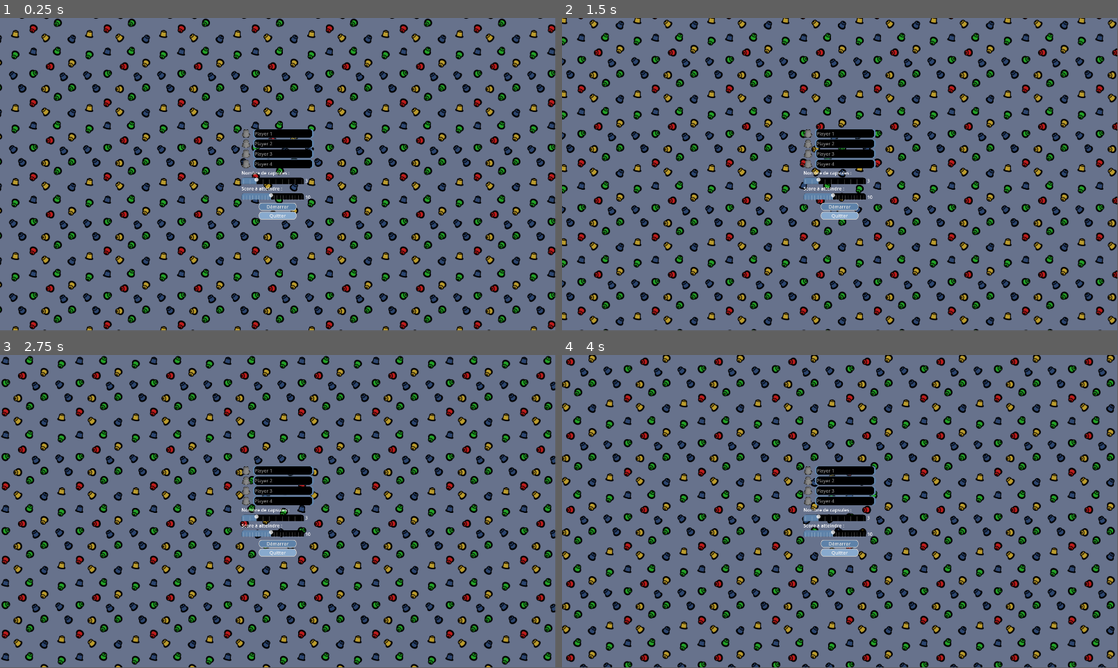
Above: before the commit, frames 1-4 (two rows, left to right).
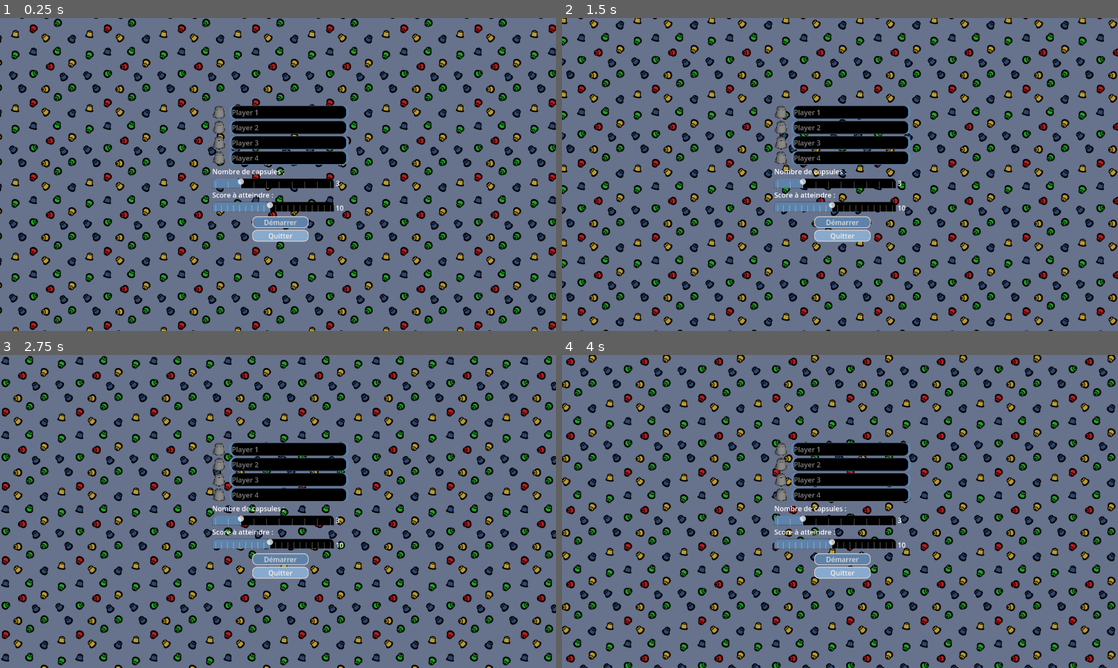
Above: after the commit, the same moments.

Repository: Guil-Martin/NesCurling-gd
Game: Godot game, scene res://ui/MenuStart.tscn
Two runs of this game, one before a commit and one after it. Both use one fixed random seed, a clock stepped at 60 frames per second and the inputs below.
Inputs (mouse positions are in pixels of both pictures, inside the frame that each line leads up to):
- Up to frame 1 (0.25 s): no input
- Up to frame 2 (1.5 s): move the mouse to (962, 158) at 0.52 s; hold D 0.53-1.25 s; tap Z at 0.6 s; click (962, 158) at 0.67 s; drag from (728, 190) to (812, 237) at 1.27 s
- Up to frame 3 (2.75 s): move the mouse to (333, 442) at 2.02 s; hold D from 2.03 s (still down); tap E at 2.1 s
- Up to frame 4 (4 s): release D at 2.75 s; drag from (812, 574) to (673, 464) at 2.77 s; move the mouse to (1006, 558) at 3.52 s; hold A from 3.53 s (still down); tap Q at 3.6 s
In our replay, the window is 799x449 before the commit and 800x450 after it. These sizes can differ from the game's own. Grey fills any space a smaller window leaves; there, only what the larger window draws over its background counts as a difference.

The runs differ from the first frame. In frame 1, 14% of the frame differs, in the area x 0-100%, y 0-100%; in frame 2, 15%; in frame 3, 15%; in frame 4, 15%.

Commit message:
UI & textures
- Up the scale of the UI and change to strech mode in settings
- Update level office texture path

Diff:
--- a/project.godot
+++ b/project.godot
@@ -26,6 +26,8 @@
 
 window/size/viewport_width=1920
 window/size/viewport_height=1080
+window/stretch/mode="viewport"
+window/stretch/aspect="expand"
 
 [editor_plugins]
 
--- a/ui/MenuStart.tscn
+++ b/ui/MenuStart.tscn
@@ -46,17 +46,18 @@
 
 [node name="VBoxContainer" type="VBoxContainer" parent="."]
 layout_mode = 1
-anchors_preset = 8
-anchor_left = 0.5
-anchor_top = 0.5
-anchor_right = 0.5
-anchor_bottom = 0.5
-offset_left = -125.0
-offset_top = -156.5
-offset_right = 125.0
-offset_bottom = 156.5
+anchors_preset = -1
+anchor_left = 0.382
+anchor_top = 0.28
+anchor_right = 0.628
+anchor_bottom = 0.714
+offset_left = -0.440063
+offset_top = -0.399994
+offset_right = -157.96
+offset_bottom = -156.12
 grow_horizontal = 2
 grow_vertical = 2
+scale = Vector2(1.5, 1.5)
 
 [node name="vbox_players" type="VBoxContainer" parent="VBoxContainer"]
 unique_name_in_owner = true
--- a/ui/components/UIGamePBox.tscn
+++ b/ui/components/UIGamePBox.tscn
@@ -5,11 +5,9 @@
 [ext_resource type="Texture2D" uid="uid://rtyxatdtbgvh" path="res://ui/images/cap_blue.png" id="2_um6y2"]
 
 [node name="UIGamePBox" type="VBoxContainer"]
-anchors_preset = 15
-anchor_right = 1.0
-anchor_bottom = 1.0
-grow_horizontal = 2
-grow_vertical = 2
+offset_right = 237.0
+offset_bottom = 50.0
+scale = Vector2(1.5, 1.5)
 script = ExtResource("1_7fnq1")
 
 [node name="HBoxContainer" type="HBoxContainer" parent="."]
Not shown, changed: scenes/levels/office/level.tscn
Not shown, changed: scenes/levels/office/textures/level_office_atlas.png.import
Not shown, changed: scenes/levels/office/textures/level_office_floor_albedo.png.import
Not shown, changed: scenes/levels/office/textures/level_office_walls_albedo.png.import
Not shown: 1 places in ui/components/PlayerBox_AvatarBtn.tscn that only renumber resources
